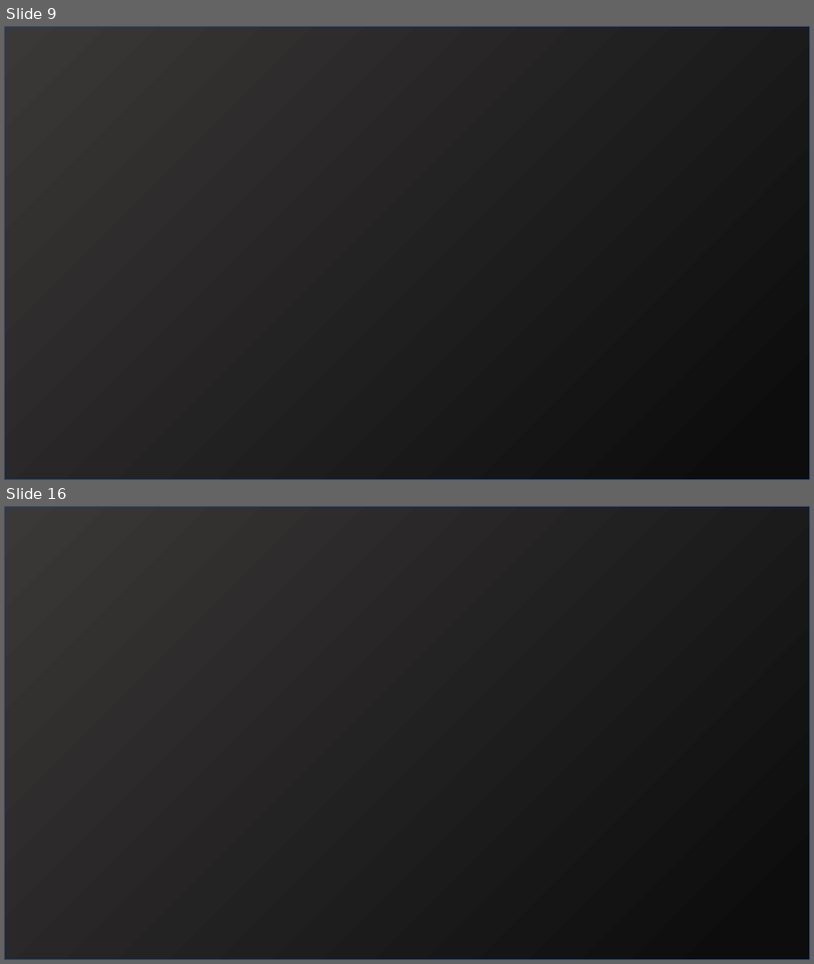
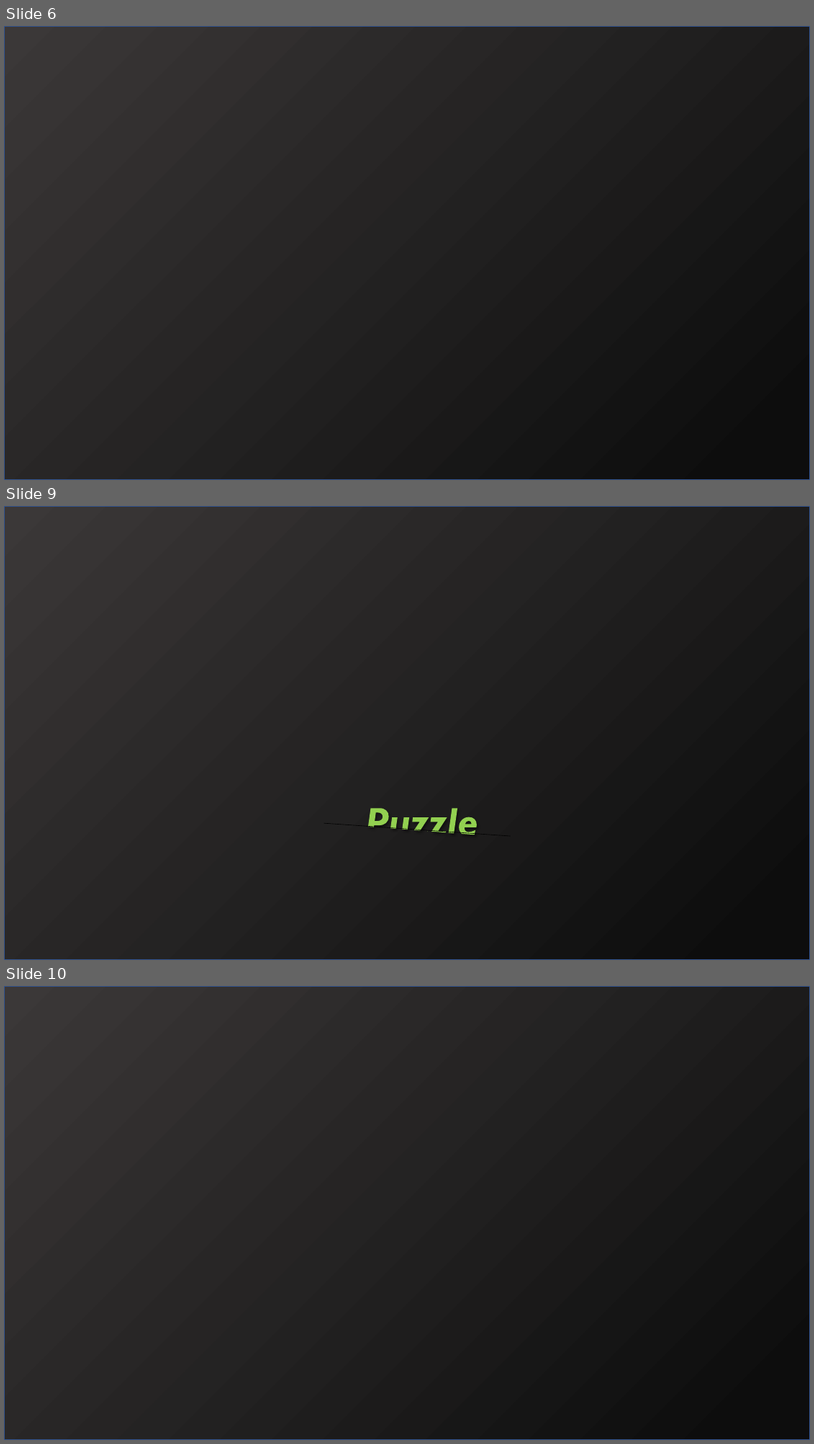
Before and after one commit to SamuelHiroyuki/Scrolls, a slide deck: Apresentação.pptx. Shown one above the other, each under a label of ours: slides 9 and 16 before the commit, slides 6, 9 and 10 after it; the slides between them are not shown. The pictures are 814x964 and 814x1444 pixels, drawn with LibreOffice and Linux fonts; fonts in the diff are those of the drawing. Boxes give left, top, right and bottom in pixels: in the first picture for what was removed or moved away, otherwise in the second. Text is boxed around its words. In the diff, an @@ line names an element or a change of style, - is before the commit and + after.

```diff
--- a/Apresentação.pptx
+++ b/Apresentação.pptx
@@ slide 9 added at [4,506,810,960], background #FFFFFF @@
@@ rectangle added at [4,506,810,960], fill gradient #3B3838 to #0D0D0D, outline #325491 1 pt @@
@@ freeform shape added at [368,808,477,834], fill #92D050 @@
@@ line added from (324, 823) to (511, 836), #000000 0.5 pt @@
@@ what was slide 9 is now slide 6 @@
@@ what was slide 16 is now slide 10 @@
```
Also in this commit, not shown: 11 slides changed, 18 other slides added, 5 slides removed.
